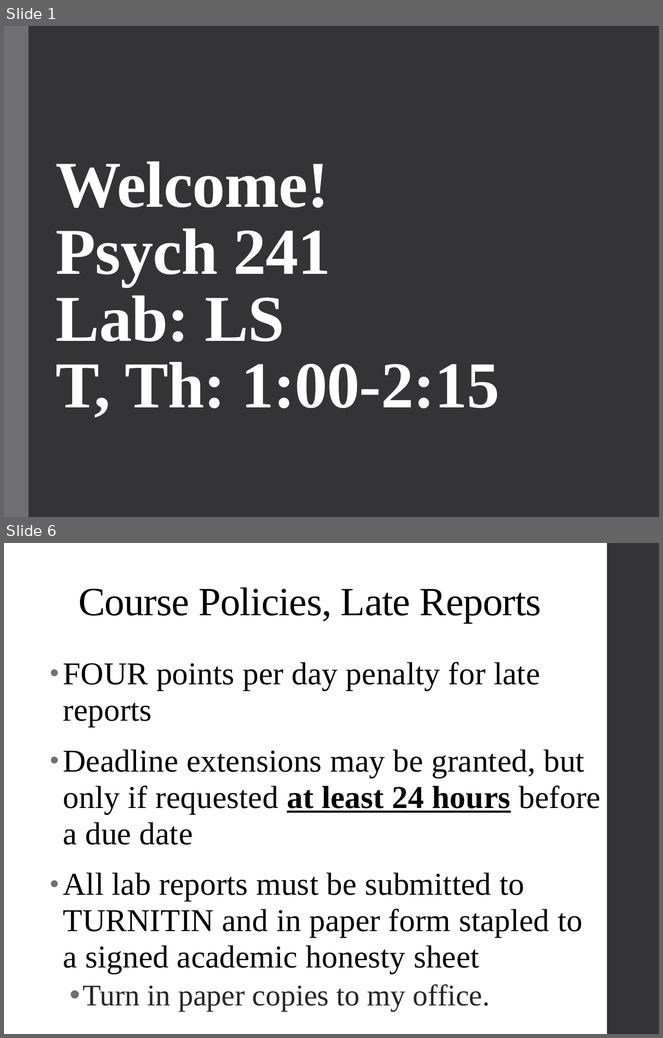
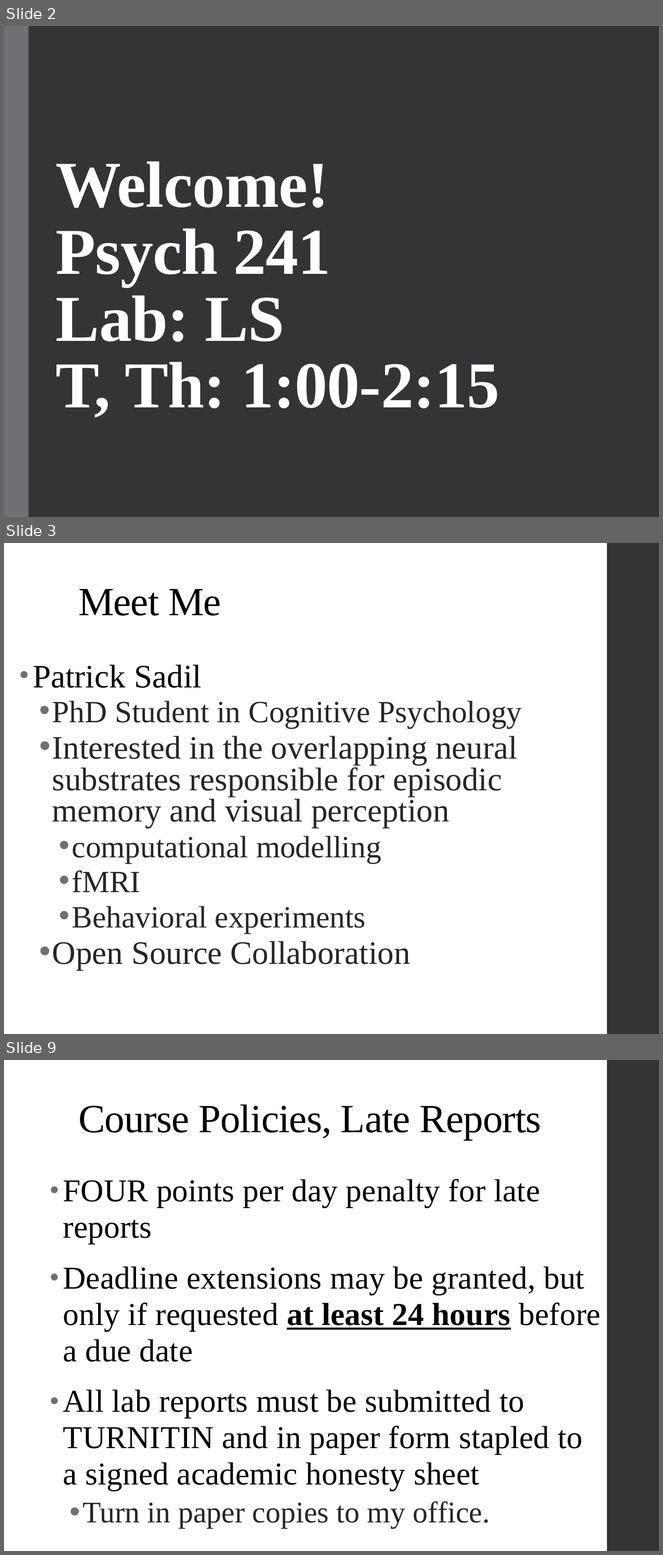
Before and after one commit to psadil/psych241, a slide deck: slides/lab1_21jan2016/lab1_21jan2016.pptx. Shown one above the other, each under a label of ours: slides 1 and 6 before the commit, slides 2, 3 and 9 after it; the slides between them are not shown. The pictures are 663x1038 and 663x1555 pixels, drawn with LibreOffice and Linux fonts; fonts in the diff are those of the drawing. Boxes give left, top, right and bottom in pixels: in the first picture for what was removed or moved away, otherwise in the second. Text is boxed around its words. In the diff, an @@ line names an element or a change of style, - is before the commit and + after.

```diff
--- a/slides/lab1_21jan2016/lab1_21jan2016.pptx
+++ b/slides/lab1_21jan2016/lab1_21jan2016.pptx
@@ slide 3 added at (x1=4, y1=543, x2=659, y2=1034), background #FFFFFF; not listed: 1 template element that a slide beside it also shows @@
@@ title added at (x1=78, y1=589, x2=221, y2=616), 44 pt, text #000000 @@
+Meet Me
@@ text added at (x1=33, y1=665, x2=522, y2=970), 36 pt, text #262626 @@
+• Patrick Sadil
+  • PhD Student in Cognitive Psychology
+  • Interested in the overlapping neural substrates responsible for episodic memory and visual perception
+    • computational modelling
+    • fMRI
+    • Behavioral experiments
+  • Open Source Collaboration
@@ what was slide 1 is now slide 2 @@
@@ what was slide 6 is now slide 9 @@
```
Also in this commit, not shown: 5 slides changed, 4 other slides added, 1 slide removed.
